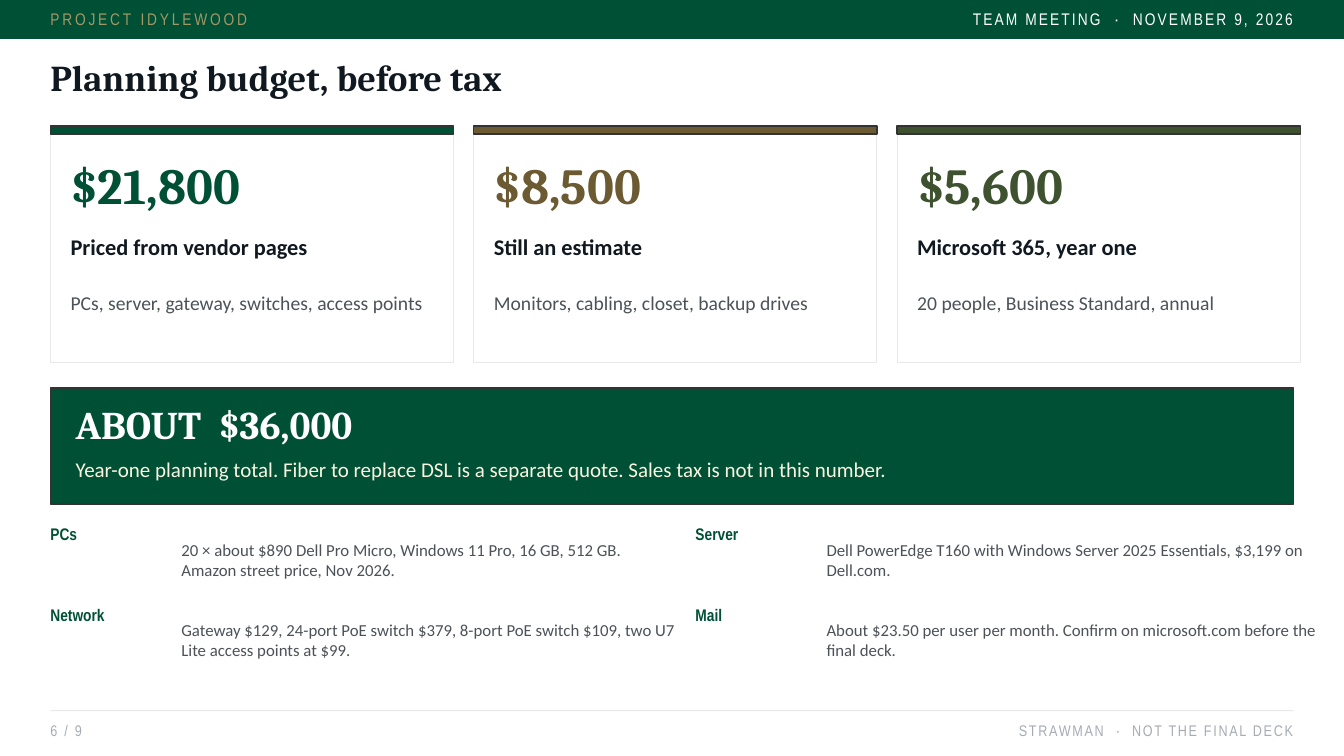
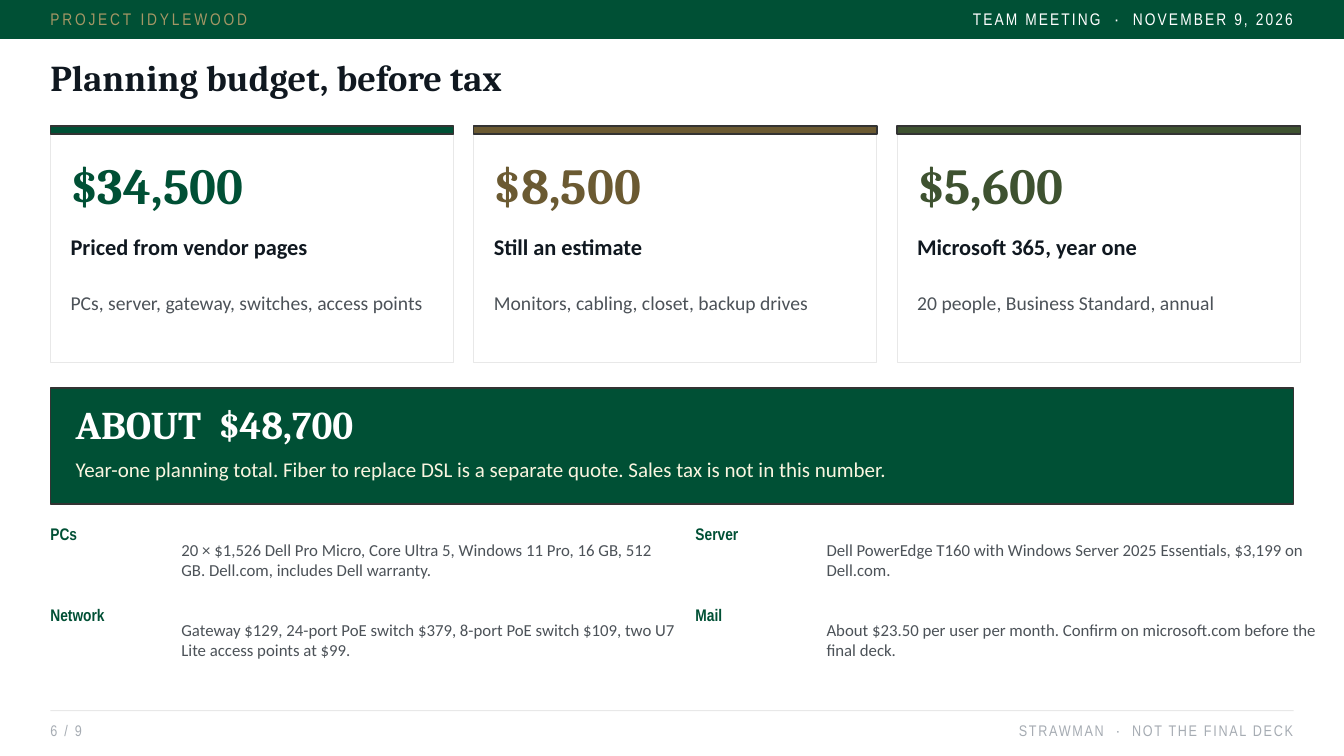
Before and after one commit to jxstjoeii/project-idylewood, a slide deck: slide 6 of slides/Project-Idylewood-Kickoff.pptx. Drawn at 1344x756 pixels with LibreOffice and Linux fonts; fonts in the diff are those of the drawing. Boxes give left, top, right and bottom in pixels: in the first picture for what was removed or moved away, otherwise in the second. Text is boxed around its words. In the diff, an @@ line names an element or a change of style, - is before the commit and + after.

```diff
--- a/slides/Project-Idylewood-Kickoff.pptx
+++ b/slides/Project-Idylewood-Kickoff.pptx
@@ text at [71,166,243,211]: text changed @@
-$21,800
+$34,500
@@ text at [76,410,353,445]: text changed @@
-ABOUT $36,000
+ABOUT $48,700
@@ text at [181,544,651,579]: text changed @@
-20 × about $890 Dell Pro Micro, Windows 11 Pro, 16 GB, 512 GB. Amazon street price, Nov 2026.
+20 × $1,526 Dell Pro Micro, Core Ultra 5, Windows 11 Pro, 16 GB, 512 GB. Dell.com, includes Dell warranty.
```
Also in this commit, not shown: 5 other files.
